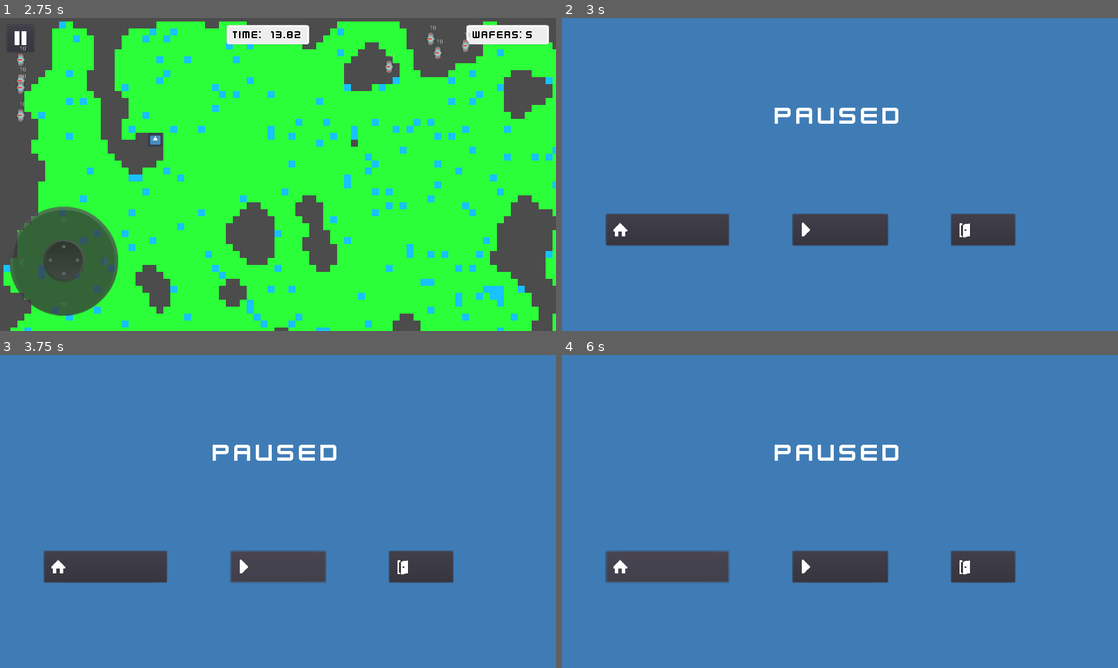
Above: before the commit, frames 1-4 (two rows, left to right).
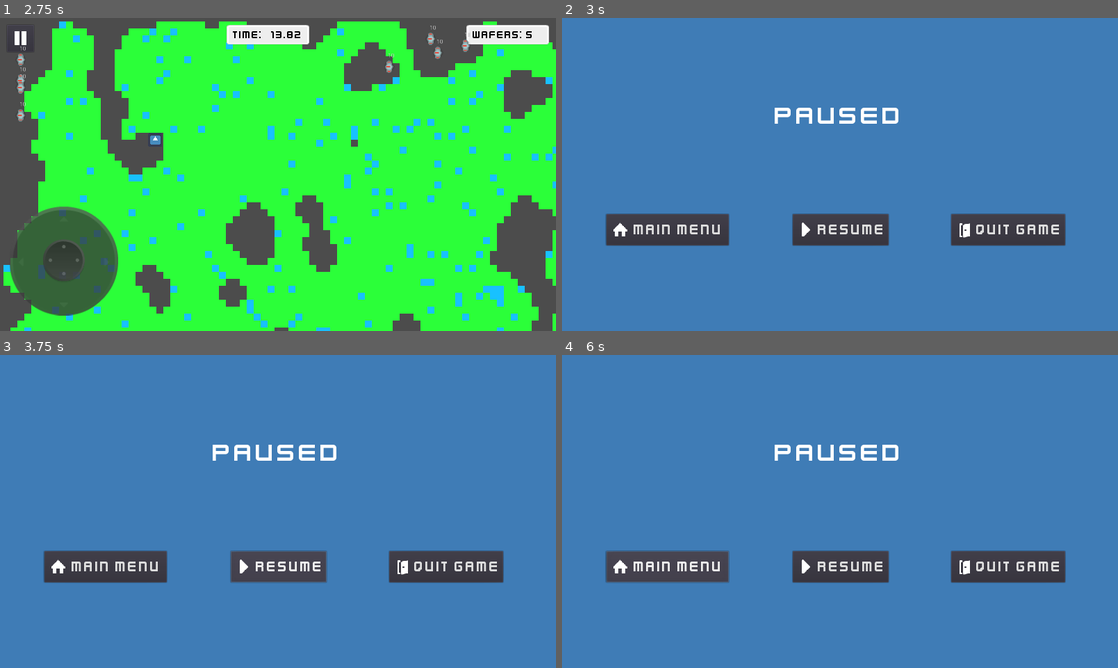
Above: after the commit, the same moments.

Repository: njrobbins/cache-command
Game: Godot game, scene res://Scenes/MainMenu.tscn
The game is run twice, just before and just after one commit, with the same random seed, the same clock (stepped at 60 frames per second) and the same inputs. The engine's default icon, where the game draws it, is replaced by a stand-in: a white triangle on a blue panel in a dark square. Sound files missing from this copy of the repository are replaced by a short silence.
Inputs (mouse positions are in pixels of both pictures, inside the frame that each line leads up to):
- Up to frame 1 (2.75 s): click (272, 268) at 0.5 s; drag from (61, 262) to (433, 39) at 1.27 s; drag from (166, 190) to (433, 39) at 2.02 s
- Up to frame 2 (3 s): click (584, 39) at 2.75 s
- Up to frame 3 (3.75 s): click "Resume" at 3.5 s
- Up to frame 4 (6 s): click "Resume" at 4.25 s; click "Resume" at 5 s; click "Main Menu" at 5.75 s

Frame 1 is identical in both runs. In frame 2, 1.5% of the frame differs, in the area x 12-91%, y 62-73%; in frame 3, 1.5%; in frame 4, 1.5%.

Commit message:
Updated tower defense scene UI

Diff:
--- a/Scenes/TowerDefenseGame.tscn
+++ b/Scenes/TowerDefenseGame.tscn
@@ -1,11 +1,14 @@
-[gd_scene load_steps=12 format=2]
+[gd_scene load_steps=15 format=2]
 
 [ext_resource path="res://Scripts/TowerDefenseGame.gd" type="Script" id=1]
 [ext_resource path="res://Assets/Audio/menu_button.wav" type="AudioStream" id=2]
+[ext_resource path="res://Assets/Icons/store.png" type="Texture" id=3]
 [ext_resource path="res://Assets/Tilesheets/tower_defense_1.png" type="Texture" id=4]
 [ext_resource path="res://Assets/Icons/pause.png" type="Texture" id=5]
 [ext_resource path="res://Assets/Tilesheets/tower_defense_3.png" type="Texture" id=6]
 [ext_resource path="res://Assets/Tilesheets/tower_defense_2.png" type="Texture" id=7]
+[ext_resource path="res://fonts/kenvector_future_thin_small.tres" type="DynamicFont" id=8]
+[ext_resource path="res://Assets/gray_bar.png" type="Texture" id=9]
 
 [sub_resource type="TileSet" id=1]
 14/name = "tower_defense_tilesheet.png 14"
@@ -543,7 +546,7 @@
 [node name="CircuitsTileMap" type="TileMap" parent="."]
 tile_set = SubResource( 3 )
 format = 1
-tile_data = PoolIntArray( 65536, 1073741825, 0, 65537, 1073741825, 0, 65538, 1073741825, 0, 65539, 1073741825, 0, 65540, 1073741825, 0, 65541, 1073741825, 0, 65542, 1073741825, 0, 65543, 1073741827, 0, 65544, 9, 0, 65545, 1, 0, 65546, 1, 0, 65547, 1, 0, 65548, 1, 0, 65549, -1610612732, 0, 65550, 1, 0, 65551, 1, 0, 65552, 1, 0, 65553, 1, …(1788 unchanged characters)…
+tile_data = PoolIntArray( 4, 2, 0, 5, 1, 0, 6, 1, 0, 7, 1, 0, 8, 1, 0, 9, 3, 0, 10, 14, 0, 11, 14, 0, 12, 14, 0, 13, 12, 0, 14, 0, 0, 65536, 1073741825, 0, 65537, 1073741825, 0, 65538, 1073741825, 0, 65539, 1073741825, 0, 65540, 1073741825, 0, 65541, 1073741825, 0, 65542, 1073741825, 0, 65543, 1073741827, 0, 65544, 9, 0, 65545, 1, 0, 65546, 1, 0, 65547, 1, 0, 65548, 1, 0, 65549, -1610612732, 0, 65550, -1610612730, 0, 65551, 1, 0, 65552, 1, 0, 65553, 1, …(1788 unchanged characters)…
 
 [node name="Path2D" type="Path2D" parent="."]
 curve = SubResource( 4 )
@@ -566,21 +569,6 @@
 position = Vector2( 20, 16 )
 shape = SubResource( 5 )
 
-[node name="BaseLabel" type="Label" parent="."]
-margin_left = 1139.0
-margin_right = 1277.0
-margin_bottom = 14.0
-__meta__ = {
-"_edit_use_anchors_": false
-}
-
-[node name="CashLabel" type="Label" parent="."]
-margin_right = 40.0
-margin_bottom = 14.0
-__meta__ = {
-"_edit_use_anchors_": false
-}
-
 [node name="PauseButton" type="Button" parent="."]
 margin_left = 16.0
 margin_top = 16.0
@@ -591,6 +579,84 @@
 "_edit_use_anchors_": false
 }
 
+[node name="BaseHealthSection" type="TextureRect" parent="."]
+margin_left = 88.0
+margin_top = 24.0
+margin_right = 278.0
+margin_bottom = 69.0
+texture = ExtResource( 9 )
+__meta__ = {
+"_edit_use_anchors_": false
+}
+
+[node name="BaseHealthLabel" type="Label" parent="."]
+margin_left = 104.0
+margin_top = 32.0
+margin_right = 221.0
+margin_bottom = 62.0
+custom_fonts/font = ExtResource( 8 )
+custom_colors/font_color = Color( 0, 0, 0, 1 )
+text = "Health:"
+__meta__ = {
+"_edit_use_anchors_": false
+}
+
+[node name="BaseLabel" type="Label" parent="."]
+margin_left = 224.0
+margin_top = 32.0
+margin_right = 260.0
+margin_bottom = 62.0
+custom_fonts/font = ExtResource( 8 )
+custom_colors/font_color = Color( 0, 0, 0, 1 )
+text = "00"
+__meta__ = {
+"_edit_use_anchors_": false
+}
+
+[node name="WafersSection" type="TextureRect" parent="."]
+margin_left = 1000.0
+margin_top = 24.0
+margin_right = 1190.0
+margin_bottom = 69.0
+texture = ExtResource( 9 )
+__meta__ = {
+"_edit_use_anchors_": false
+}
+
+[node name="WafersLeftLabel" type="Label" parent="."]
+margin_left = 1016.0
+margin_top = 32.0
+margin_right = 1137.0
+margin_bottom = 62.0
+custom_fonts/font = ExtResource( 8 )
+custom_colors/font_color = Color( 0, 0, 0, 1 )
+text = "Wafers:"
+__meta__ = {
+"_edit_use_anchors_": false
+}
+
+[node name="CashLabel" type="Label" parent="."]
+margin_left = 1144.0
+margin_top = 32.0
+margin_right = 1180.0
+margin_bottom = 62.0
+custom_fonts/font = ExtResource( 8 )
+custom_colors/font_color = Color( 0, 0, 0, 1 )
+text = "00"
+__meta__ = {
+"_edit_use_anchors_": false
+}
+
+[node name="TowerShopButton" type="Button" parent="."]
+margin_left = 1202.0
+margin_top = 16.0
+margin_right = 1264.0
+margin_bottom = 78.0
+icon = ExtResource( 3 )
+__meta__ = {
+"_edit_use_anchors_": false
+}
+
 [node name="MobTimer" type="Timer" parent="."]
 
 [node name="WaveTimer" type="Timer" parent="."]
--- a/fonts/kenvector_future_thin.tres
+++ b/fonts/kenvector_future_thin.tres
@@ -1,4 +1,7 @@
-[gd_resource type="DynamicFont" format=2]
+[gd_resource type="DynamicFont" load_steps=2 format=2]
+
+[ext_resource path="res://fonts/kenvector_future_thin.ttf" type="DynamicFontData" id=1]
 
 [resource]
 size = 36
+font_data = ExtResource( 1 )
Binary file added: Assets/Icons/store.png
Not shown, added: Assets/Icons/store.png.import
